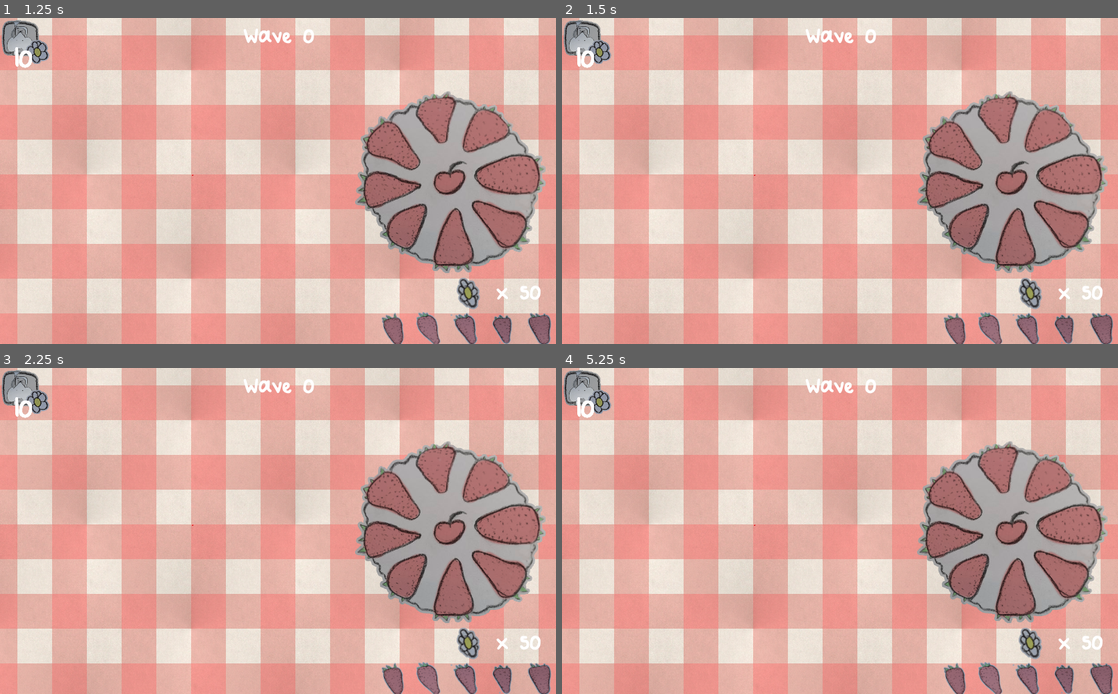
Above: before the commit, frames 1-4 (two rows, left to right).
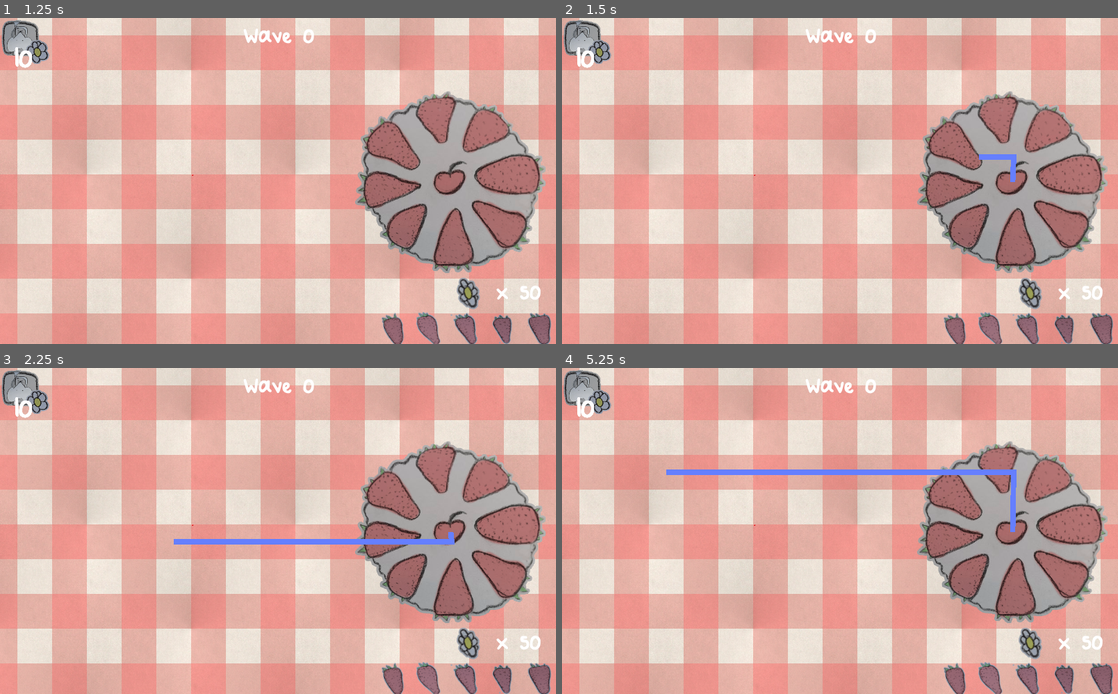
Above: after the commit, the same moments.

Repository: JeppeLindberg/Picnic
Game: Godot game, scene res://Scenes/TitleScreen.tscn
The game is run twice, just before and just after one commit, with the same random seed, the same clock (stepped at 60 frames per second) and the same inputs.
Inputs (mouse positions are in pixels of both pictures, inside the frame that each line leads up to):
- Up to frame 1 (1.25 s): click "Start" at 0.5 s
- Up to frame 2 (1.5 s): tap Enter at 1.25 s; move the mouse to (962, 164) at 1.27 s; click (962, 164) at 1.42 s
- Up to frame 3 (2.25 s): tap Space at 2 s; move the mouse to (166, 547) at 2.02 s; click (166, 547) at 2.17 s
- Up to frame 4 (5.25 s): tap Enter at 2.75, 4.25 s; move the mouse to (895, 459) at 2.77 s; click (895, 459) at 2.92 s; tap Space at 3.5, 5 s; move the mouse to (812, 596) at 3.52 s; click (812, 596) at 3.67 s; move the mouse to (1006, 579) at 4.27 s; click (1006, 579) at 4.42 s; move the mouse to (673, 482) at 5.02 s; click (673, 482) at 5.17 s

Frame 1 is identical in both runs. In frame 2, 0.2% of the frame differs, in the area x 75-82%, y 41-51%; in frame 3, 0.9%; in frame 4, 1.2%, in the area x 18-82%, y 31-51%.
Error before the commit: Invalid set index 'points' (on base: 'null instance') with value of type 'PoolVector2Array'. (res://Scripts/InputManager.gd:73)

Commit message:
PATHFINDING! (and turret shooting speed variable)

Diff:
--- a/Scenes/MainScene.tscn
+++ b/Scenes/MainScene.tscn
@@ -35,6 +35,8 @@
 
 [node name="GameState" type="Node2D" parent="."]
 script = ExtResource( 6 )
+end_index = 800
+lanes = 10
 
 [node name="GUI" type="MarginContainer" parent="."]
 margin_left = 2.0
@@ -131,6 +133,7 @@
 
 [node name="InputManager" type="Node2D" parent="."]
 script = ExtResource( 3 )
+marker = NodePath("../PathfindDebug")
 objects = [ NodePath("Button") ]
 
 [node name="Button" type="Sprite" parent="InputManager"]
@@ -154,3 +157,5 @@
 
 [node name="BottomRight" type="Node2D" parent="EnemySpawn"]
 position = Vector2( 123, 436 )
+
+[node name="PathfindDebug" type="Line2D" parent="."]
--- a/Scripts/Enemy.gd
+++ b/Scripts/Enemy.gd
@@ -11,6 +11,18 @@
 const Nodes := preload("res://Scripts/Nodes.gd")
 var _ref_Nodes: Nodes
 
+var path : PoolVector2Array
+
+func set_route(points : PoolVector2Array):
+	path = points
+
+func pathfind(astar : AStar2D):
+	var start_point = astar.get_closest_point(position)
+	var route = astar.get_point_path(start_point, 0)
+	if route.empty():
+		print("Enemy unable to find path. This should never happen")
+		route.push_back(target_pos)
+	set_route(route)
 
 func _ready():
 	add_to_group(_Groups.ENEMY)
@@ -25,7 +37,14 @@
 			initialized = true
 
 func _physics_process(delta):
-	var movement_vec = (target_pos - position).normalized() * delta * speed
+	var distance_to_next_node =  (path[0] - position).length()
+	var time_to_next_node = distance_to_next_node / speed;
+	if (delta > time_to_next_node):
+		print("Corner!")
+		path.remove(0)
+
+
+	var movement_vec = (path[0] - position).normalized() * delta * speed
 	rotation = movement_vec.normalized().rotated(PI / 2).angle()
 	var collision = move_and_collide(movement_vec)
 	if collision:
--- a/Scripts/GameState.gd
+++ b/Scripts/GameState.gd
@@ -7,6 +7,7 @@
 var _wave_display: Label
 var _enemy_spawn_top_left: Node2D
 var _enemy_spawn_bottom_right: Node2D
+var _cake : Node2D
 
 export var seconds_between_rounds = 5
 export var round_spawn_duration_base = 5.0
@@ -25,7 +26,9 @@
 var _ongoing_wave: bool
 var _spawn_timer: float
 
+
 var rng = RandomNumberGenerator.new()
+var cached_astar = null
 
 # Not sure it actually has a use as export, but I'm thinking it could be for pre-occopied positions
 export (Dictionary) var used_positions
@@ -34,12 +37,18 @@
 export (int) var lanes
 export (int) var grid_size = 64
 
+func get_astar():
+	if ! cached_astar:
+		cached_astar = create_astar(used_positions)
+
+	return cached_astar
+
 func create_astar(dict):
 	var astar = AStar2D.new()
 	var goal_point = 0
 	var start_point = 1
 	# Goal point is free to travel to
-	astar.add_point(goal_point, Vector2(10000, 0), 1)
+	astar.add_point(goal_point, _cake.position, 1)
 	astar.add_point(start_point, Vector2(-10000, 0), 1)
 	# Map to next point in line over a lane, for easier connection
 	var previous_point = {}
@@ -120,6 +129,7 @@
 	var enemy = Enemy.instance() as Node2D
 	get_parent().add_child(enemy)
 	enemy.position = spawn_loc
+	enemy.pathfind(get_astar())
 
 func end_wave():
 	_ongoing_wave = false
@@ -137,7 +147,7 @@
 	_wave_display = get_node("/root/MainScene/GUI/Top/WaveContainer/Label")
 	_enemy_spawn_top_left = get_node("/root/MainScene/EnemySpawn/TopLeft")
 	_enemy_spawn_bottom_right = get_node("/root/MainScene/EnemySpawn/BottomRight")
-
+	_cake = get_node("/root/MainScene/Cake")
 	_last_wave_end_time = OS.get_ticks_msec()
 	_ongoing_wave = false
 
--- a/Scripts/Tower.gd
+++ b/Scripts/Tower.gd
@@ -4,11 +4,13 @@
 
 export var targeting_range: float
 export var price: int
+export var shoot_cooldown = 4
 var bullet_timer: float
 
 const Bullet := preload("res://Assets/Bullet.tscn")
 const Nodes := preload("res://Scripts/Nodes.gd")
 var _ref_Nodes: Nodes
+
 
 
 func _ready():
@@ -31,8 +33,8 @@
 
 	if enemy_found:
 		rotation = (closest_enemy.position - position).normalized().rotated(PI / 2).angle()
-		if bullet_timer > 1:
-			bullet_timer -= 1
+		if bullet_timer > shoot_cooldown:
+			bullet_timer -= shoot_cooldown
 
 			var new_node = Bullet.instance() as Node2D
 			get_parent().add_child(new_node)
@@ -49,5 +51,5 @@
 		$MouseIdle.visible = true
 
 	if not enemy_found:
-		if bullet_timer > 1:
-			bullet_timer = 1
+		if bullet_timer > shoot_cooldown:
+			bullet_timer = shoot_cooldown
